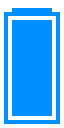
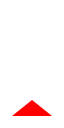
Comparing the layer stacks of the two (64, 128) images. Changes:
showed "caut. charging" over (12, 100, 52, 116)
hid "empty" over (4, 8, 60, 124)
hid "full" over (12, 20, 52, 116)
